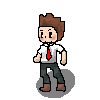
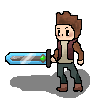
Layers edited between the first and the second 100 x 100 image:
hid group "Group 1 copy" (6 layers) over [5, 11, 90, 98]
showed group "Group 1" (6 layers) over [5, 11, 90, 98]
painted on "Layer 9" over [10, 69, 90, 98]
